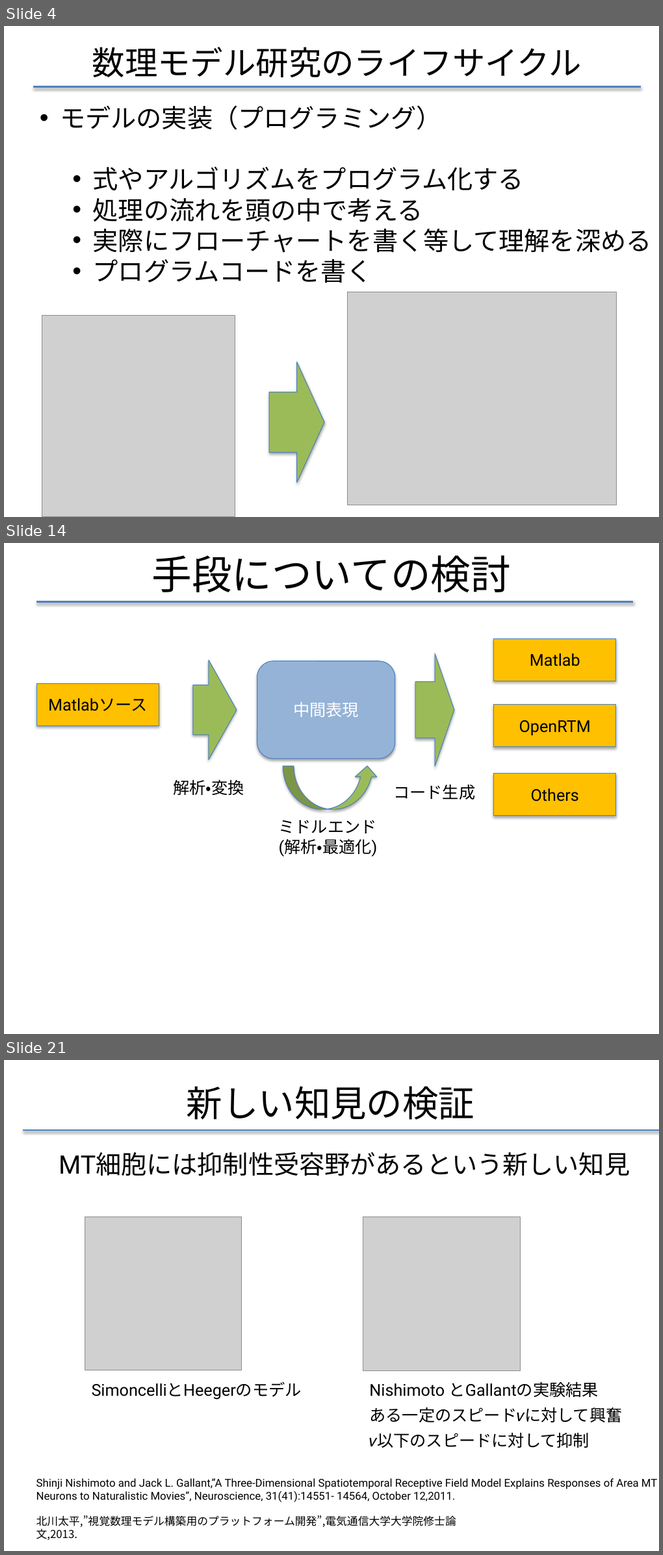
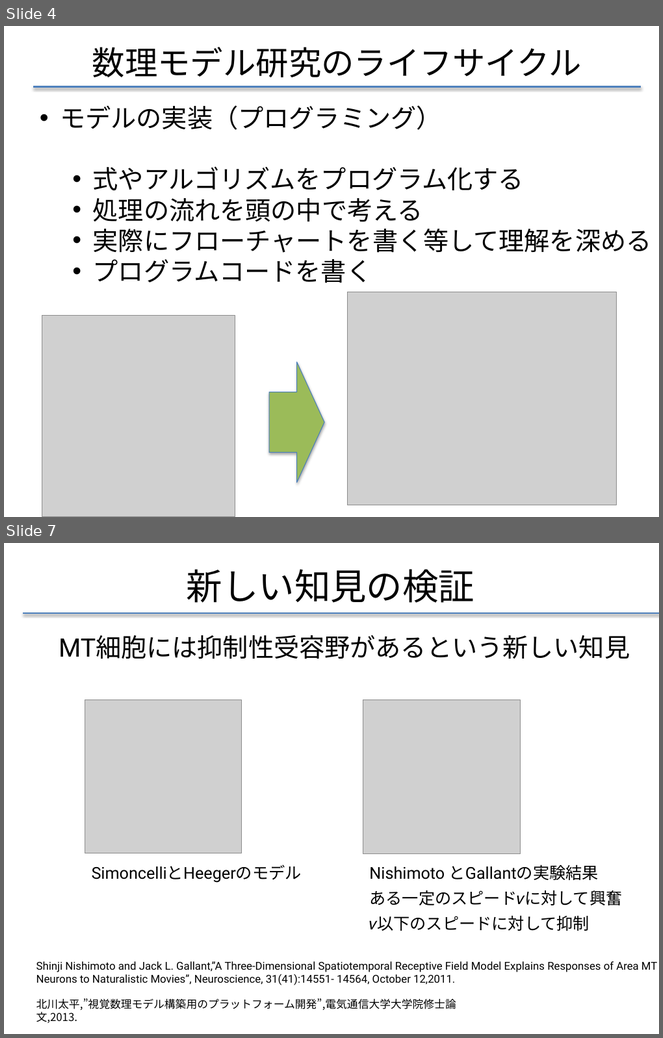
Before and after one commit to f-akazawa/akaz_uecdevelop, a slide deck: doc/中間発表資料.pptx. Shown one above the other, each under a label of ours: slides 4, 14 and 21 before the commit, slides 4 and 7 after it; the slides between them are not shown. The pictures are 663x1555 and 663x1038 pixels, drawn with LibreOffice and Linux fonts; fonts in the diff are those of the drawing; grey boxes stand for pictures. Boxes give left, top, right and bottom in pixels: in the first picture for what was removed or moved away, otherwise in the second. Text is boxed around its words. In the diff, an @@ line names an element or a change of style, - is before the commit and + after.

```diff
--- a/doc/中間発表資料.pptx
+++ b/doc/中間発表資料.pptx
@@ slide 14 removed at [4,543,659,1034], background #FFFFFF @@
@@ title removed at [152,555,511,592] @@
-手段についての検討
@@ line removed from (36, 601) to (634, 601) @@
@@ rectangle removed at [494,639,616,681] @@
-Matlab
@@ right arrow removed at [415,653,454,767] @@
@@ right arrow removed at [193,660,237,760] @@
@@ rounded rectangle removed at [257,661,395,759] @@
-中間表現
@@ rectangle removed at [36,684,159,726] @@
-Matlabソース
@@ rectangle removed at [494,705,616,746] @@
-OpenRTM
@@ curved up arrow removed at [283,767,378,809] @@
@@ rectangle removed at [494,774,616,815] @@
-Others
@@ text removed at [174,780,244,795] @@
-解析・変換
@@ text removed at [393,784,475,800] @@
-コード生成
@@ text removed at [279,820,378,857] @@
-ミドルエンド
-(解析・最適化)
@@ what was slide 21 is now slide 7 @@
```
Also in this commit, not shown: 17 slides changed, 6 other slides removed.
